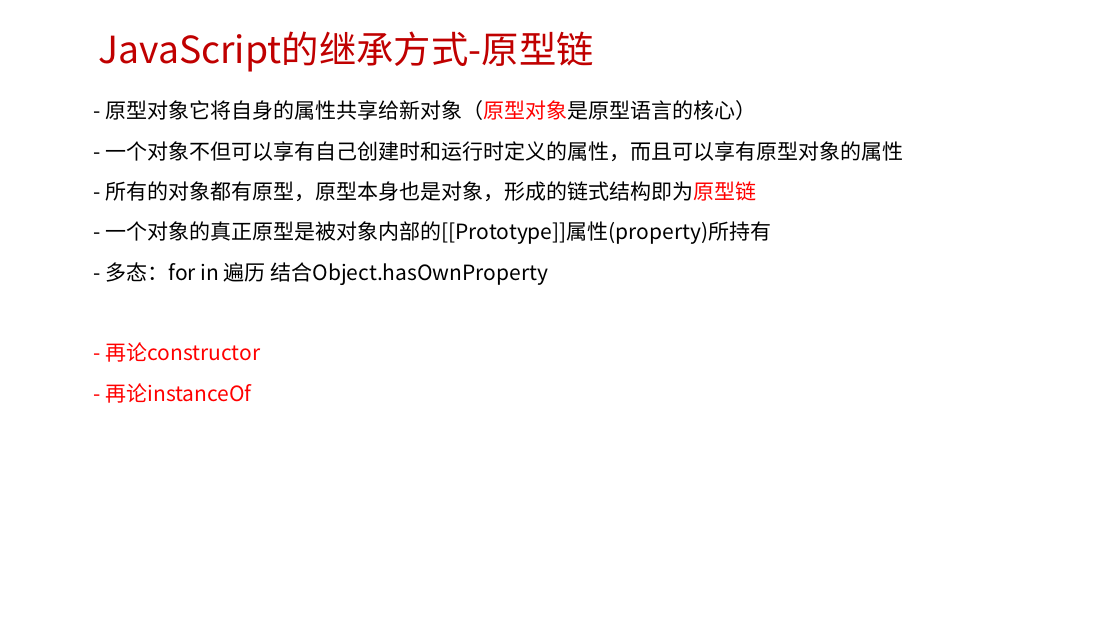
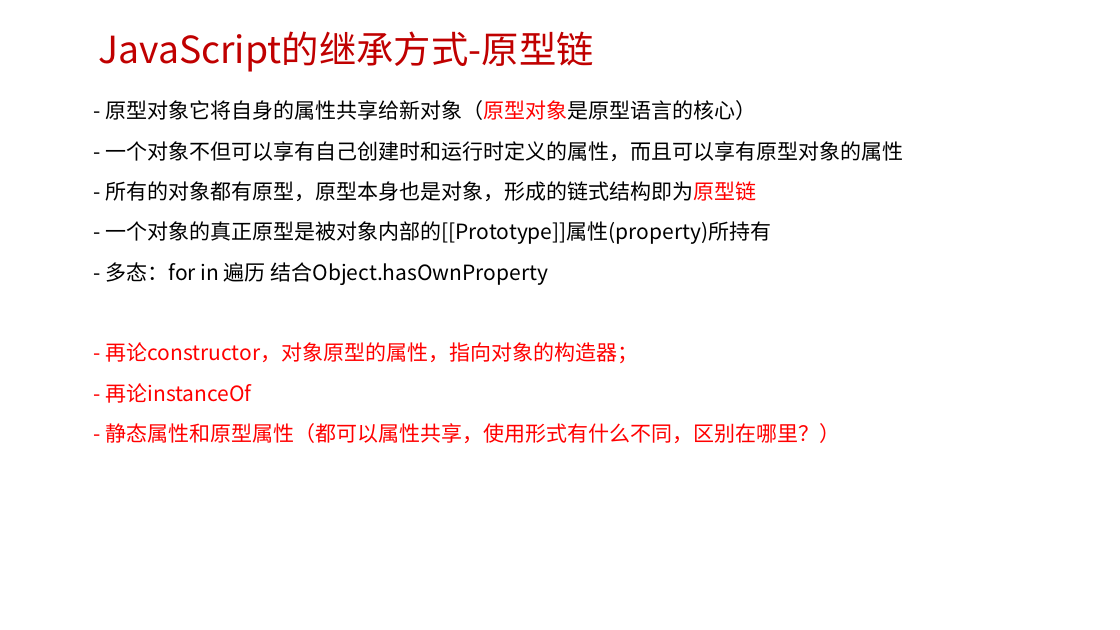
Before and after one commit to edu2act/course-javascript-advanced, a slide deck: slide 25 of 课程PPT/07.JavaScript面向对象编程 一.pptx. Drawn at 1120x630 pixels with LibreOffice and Linux fonts; fonts in the diff are those of the drawing; background and template pictures are left out. Boxes give left, top, right and bottom in pixels: in the first picture for what was removed or moved away, otherwise in the second. Text is boxed around its words. In the diff, an @@ line names an element or a change of style, - is before the commit and + after.

```diff
--- a/课程PPT/07.JavaScript面向对象编程 一.pptx
+++ b/课程PPT/07.JavaScript面向对象编程 一.pptx
@@ text at [105,100,903,443]: text changed @@
-- 原型对象它将自身的属性共享给新对象（原型对象是原型语言的核心）
-- 一个对象不但可以享有自己创建时和运行时定义的属性，而且可以享有原型对象的属性
-- 所有的对象都有原型，原型本身也是对象，形成的链式结构即为原型链
-- 一个对象的真正原型是被对象内部的[[Prototype]]属性(property)所持有
-- 多态：for in 遍历 结合Object.hasOwnProperty
-- 再论constructor
-- 再论instanceOf
+- 原型对象它将自身的属性共享给新对象（原型对象是原型语言的核心）
+- 一个对象不但可以享有自己创建时和运行时定义的属性，而且可以享有原型对象的属性
+- 所有的对象都有原型，原型本身也是对象，形成的链式结构即为原型链
+- 一个对象的真正原型是被对象内部的[[Prototype]]属性(property)所持有
+- 多态：for in 遍历 结合Object.hasOwnProperty
+- 再论constructor，对象原型的属性，指向对象的构造器；
+- 再论instanceOf
+- 静态属性和原型属性（都可以属性共享，使用形式有什么不同，区别在哪里？）
```
Also in this commit, not shown: 5 other slides changed, 1 other file.
